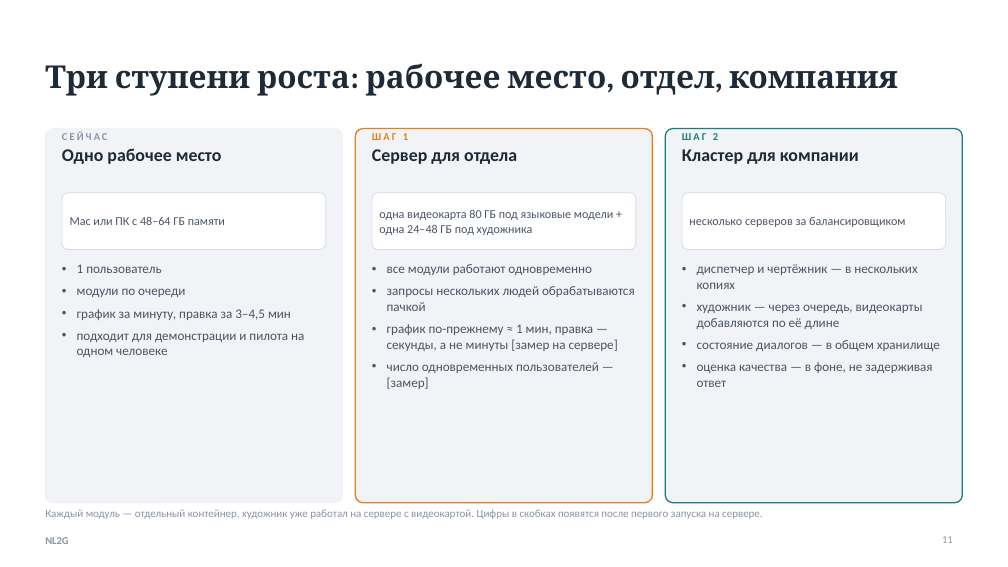
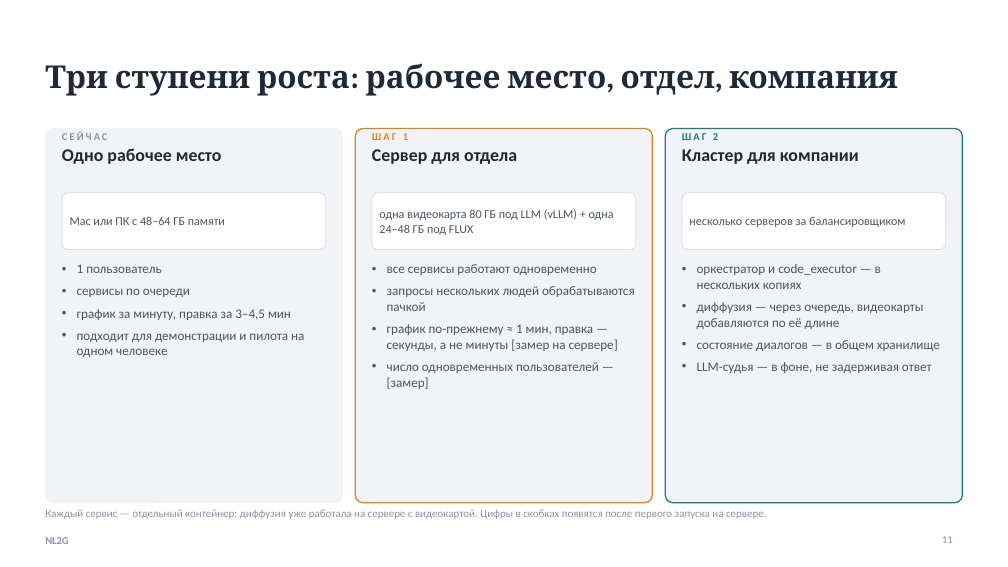
Before and after one commit to kocharyandr/nl2g, a slide deck: slide 11 of docs/ПРЕЗЕНТАЦИЯ_СЕРВИСА.pptx. Drawn at 1008x567 pixels with LibreOffice and Linux fonts; fonts in the diff are those of the drawing. Boxes give left, top, right and bottom in pixels: in the first picture for what was removed or moved away, otherwise in the second. Text is boxed around its words. In the diff, an @@ line names an element or a change of style, - is before the commit and + after.

```diff
--- a/docs/ПРЕЗЕНТАЦИЯ_СЕРВИСА.pptx
+++ b/docs/ПРЕЗЕНТАЦИЯ_СЕРВИСА.pptx
@@ text at <box>379,209,614,235</box>: text changed @@
-одна видеокарта 80 ГБ под языковые модели + одна 24–48 ГБ под художника
+одна видеокарта 80 ГБ под LLM (vLLM) + одна 24–48 ГБ под FLUX
@@ text at <box>387,264,597,275</box>: text changed @@
-• все модули работают одновременно
+• все сервисы работают одновременно
@@ text at <box>697,264,924,329</box>: text changed @@
-• диспетчер и чертёжник — в нескольких копиях
-• художник — через очередь, видеокарты добавляются по её длине
+• оркестратор и code_executor — в нескольких копиях
+• диффузия — через очередь, видеокарты добавляются по её длине
@@ text at <box>77,288,190,297</box>: text changed @@
-• модули по очереди
+• сервисы по очереди
@@ text at <box>697,362,932,373</box>: text changed @@
-• оценка качества — в фоне, не задерживая ответ
+• LLM-судья — в фоне, не задерживая ответ
@@ text at <box>45,509,767,519</box>: text changed @@
-Каждый модуль — отдельный контейнер, художник уже работал на сервере с видеокартой. Цифры в скобках появятся после первого запуска на сервере.
+Каждый сервис — отдельный контейнер; диффузия уже работала на сервере с видеокартой. Цифры в скобках появятся после первого запуска на сервере.
```
Also in this commit, not shown: 7 other slides changed, 1 other file.
